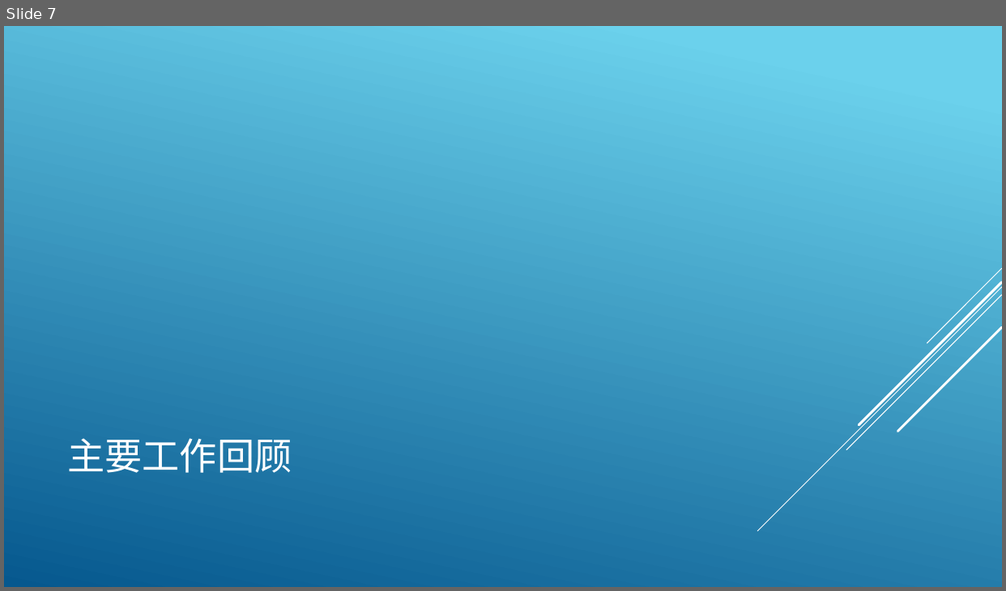
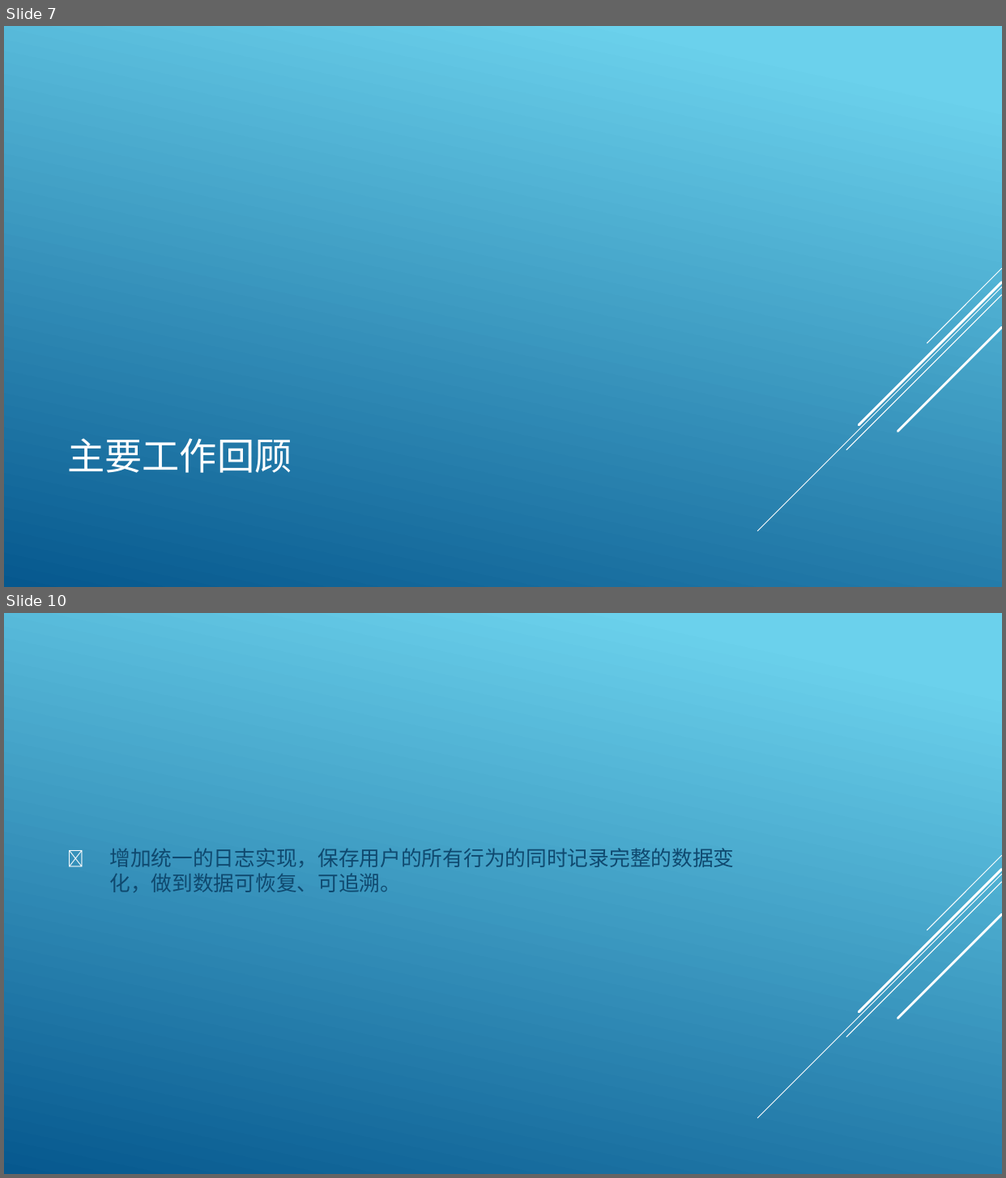
Before and after one commit to charismafight/wangpan, a slide deck: 研发部2018年年度总结.pptx. Shown one above the other, each under a label of ours: slide 7 before the commit, slides 7 and 10 after it; the slides between them are not shown. The pictures are 1006x591 and 1006x1178 pixels, drawn with LibreOffice and Linux fonts; fonts in the diff are those of the drawing. Boxes give left, top, right and bottom in pixels: in the first picture for what was removed or moved away, otherwise in the second. Text is boxed around its words. In the diff, an @@ line names an element or a change of style, - is before the commit and + after.

```diff
--- a/研发部2018年年度总结.pptx
+++ b/研发部2018年年度总结.pptx
@@ slide 10 added at (4, 613, 1002, 1174), background gradient #6ED2EB to #06588E; not listed: 5 template elements that a slide beside it also shows @@
@@ text added at (109, 848, 734, 893), 20 pt, text #0F496F @@
+3. 增加统一的日志实现，保存用户的所有行为的同时记录完整的数据变化，做到数据可恢复、可追溯。
```
Also in this commit, not shown: 2 slides changed, 5 other slides added, 1 slide removed.
